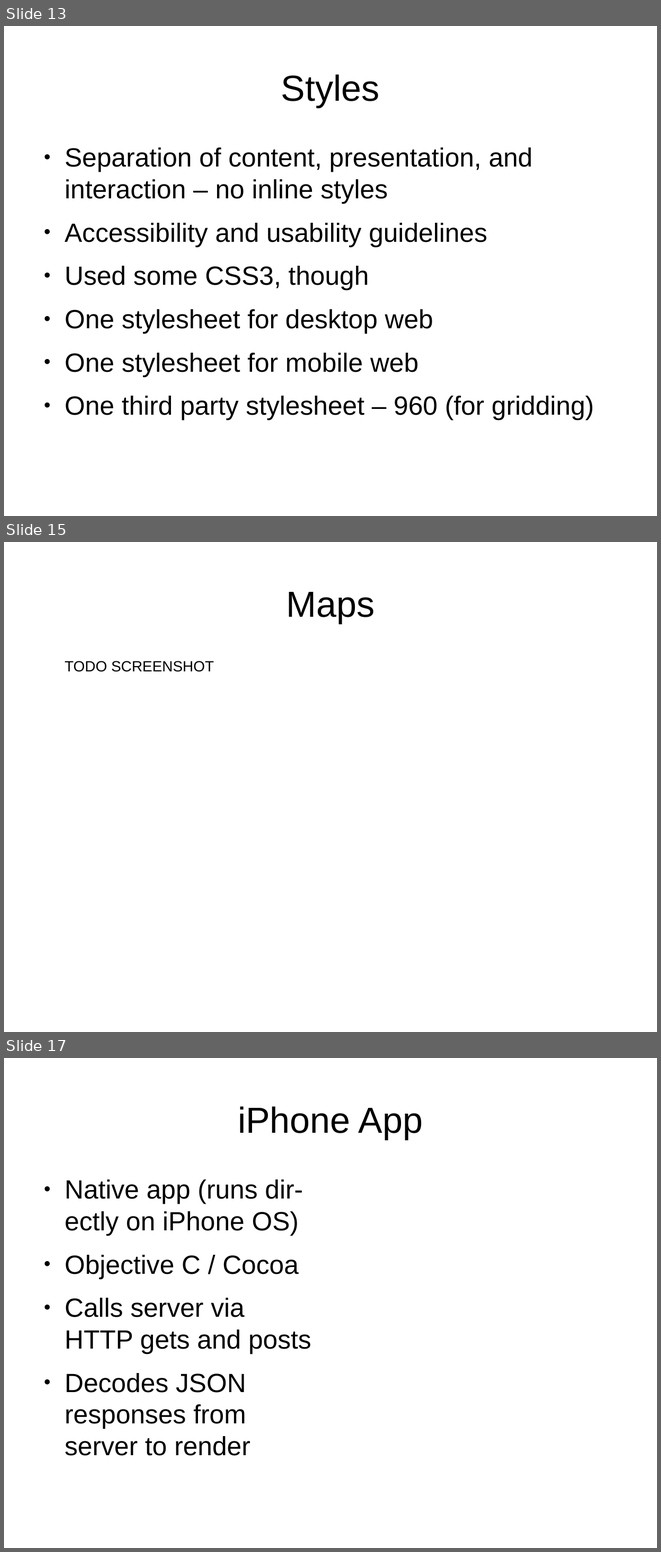
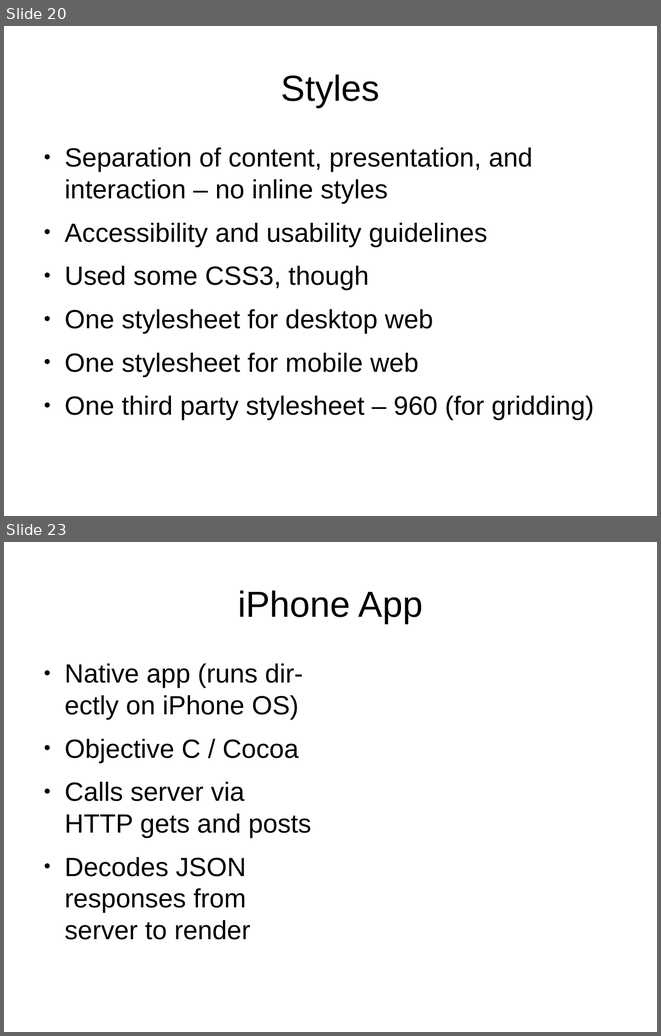
Before and after one commit to lmucs/playserengeti, a slide deck: serengeti/src/site/serengeti.odp. Shown one above the other, each under a label of ours: slides 13, 15 and 17 before the commit, slides 20 and 23 after it; the slides between them are not shown. The pictures are 661x1552 and 661x1036 pixels, drawn with LibreOffice and Linux fonts; fonts in the diff are those of the drawing. Boxes give left, top, right and bottom in pixels: in the first picture for what was removed or moved away, otherwise in the second. Text is boxed around its words. In the diff, an @@ line names an element or a change of style, - is before the commit and + after.

```diff
--- a/serengeti/src/site/serengeti.odp
+++ b/serengeti/src/site/serengeti.odp
@@ slide 15 removed at (x1=4, y1=542, x2=657, y2=1032), background #FFFFFF @@
@@ title removed at (x1=286, y1=592, x2=374, y2=623) @@
-Maps
@@ text removed at (x1=64, y1=661, x2=214, y2=672) @@
-TODO SCREENSHOT
@@ what was slide 13 is now slide 20 @@
@@ what was slide 17 is now slide 23 @@
```
Also in this commit, not shown: 5 slides changed, 7 slides added.
